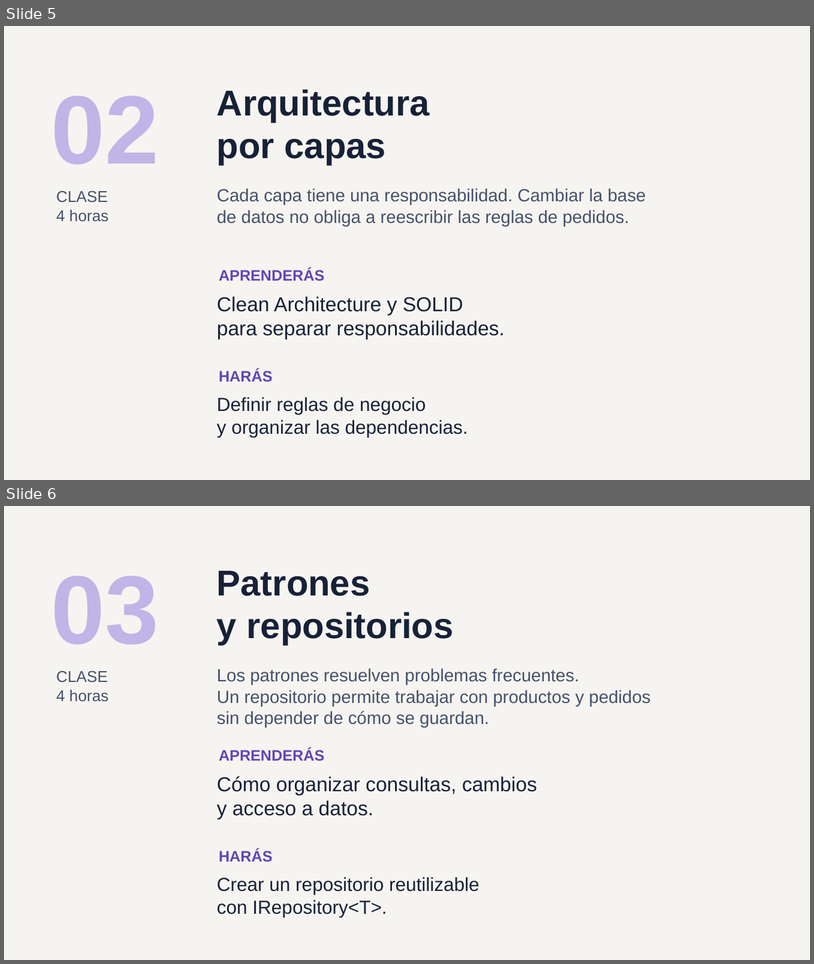
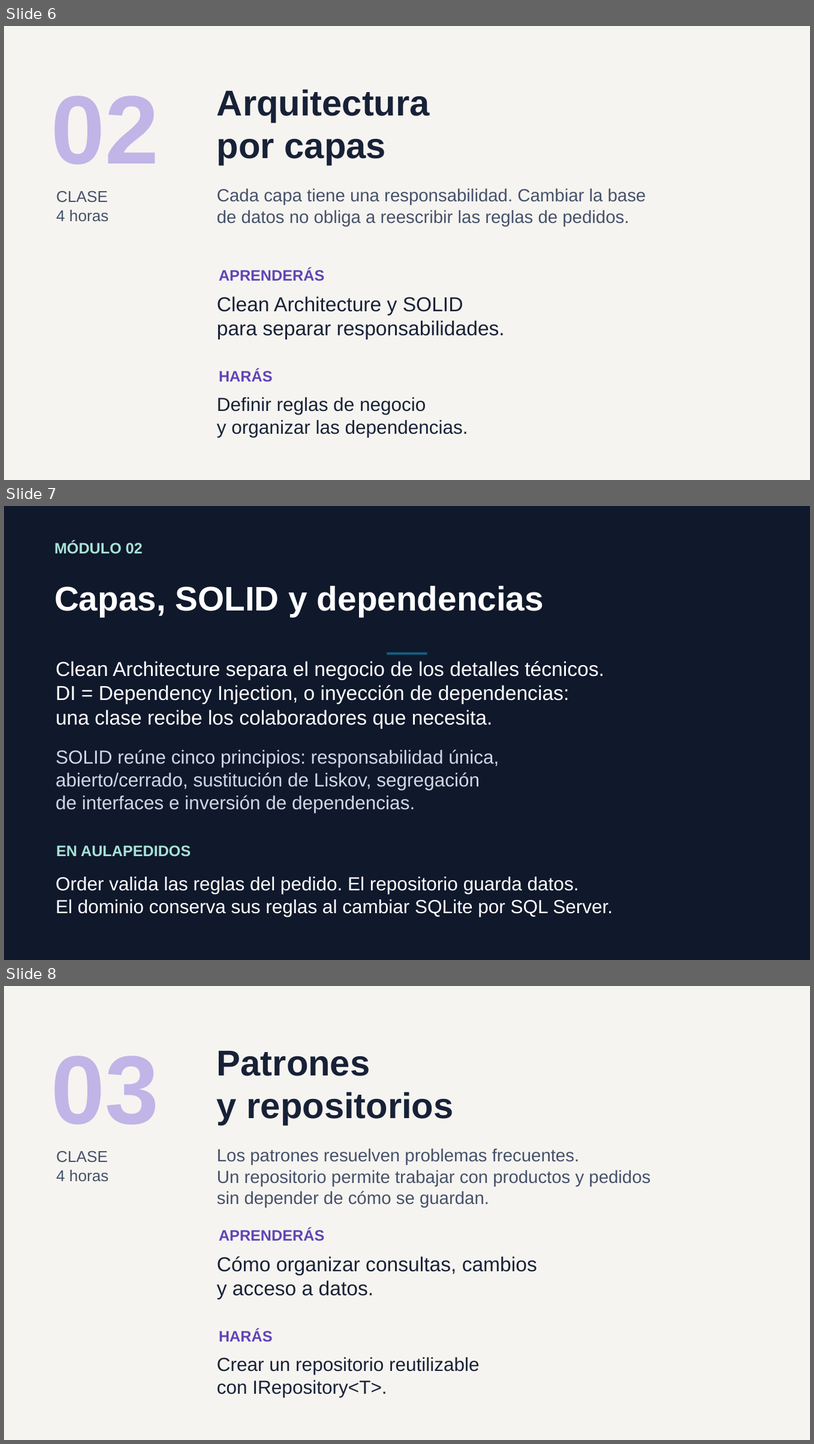
Before and after one commit to ychavez/CursoNETIA, a slide deck: instructor/clases/00-presentacion-alumnos.pptx. Shown one above the other, each under a label of ours: slides 5 and 6 before the commit, slides 6, 7 and 8 after it. The pictures are 814x964 and 814x1444 pixels, drawn with LibreOffice and Linux fonts; fonts in the diff are those of the drawing. Boxes give left, top, right and bottom in pixels: in the first picture for what was removed or moved away, otherwise in the second. Text is boxed around its words. In the diff, an @@ line names an element or a change of style, - is before the commit and + after.

```diff
--- a/instructor/clases/00-presentacion-alumnos.pptx
+++ b/instructor/clases/00-presentacion-alumnos.pptx
@@ slide 7 added at (4,506,810,960), background #10182B @@
@@ text added at (54,541,143,554), 18 pt, text #A7E2D7, bold @@
+MÓDULO 02
@@ text added at (54,586,544,616), 40.5 pt, text #FFFFFF, bold @@
+Capas, SOLID y dependencias
@@ text added at (56,661,605,729), 24 pt, text #FFFFFF @@
+Clean Architecture separa el negocio de los detalles técnicos.
+DI = Dependency Injection, o inyección de dependencias:
+una clase recibe los colaboradores que necesita.
@@ rectangle added at (387,652,428,655), fill #156082 @@
@@ text added at (56,750,499,813), 22.5 pt, text #D0D8E6 @@
+SOLID reúne cinco principios: responsabilidad única,
+abierto/cerrado, sustitución de Liskov, segregación
+de interfaces e inversión de dependencias.
@@ text added at (56,845,191,856), 18 pt, text #A7E2D7, bold @@
+EN AULAPEDIDOS
@@ text added at (56,876,613,916), 22.5 pt, text #FFFFFF @@
+Order valida las reglas del pedido. El repositorio guarda datos.
+El dominio conserva sus reglas al cambiar SQLite por SQL Server.
@@ what was slide 5 is now slide 6 @@
@@ what was slide 6 is now slide 8 @@
```
Also in this commit, not shown: 9 other slides added, 3 other files.
